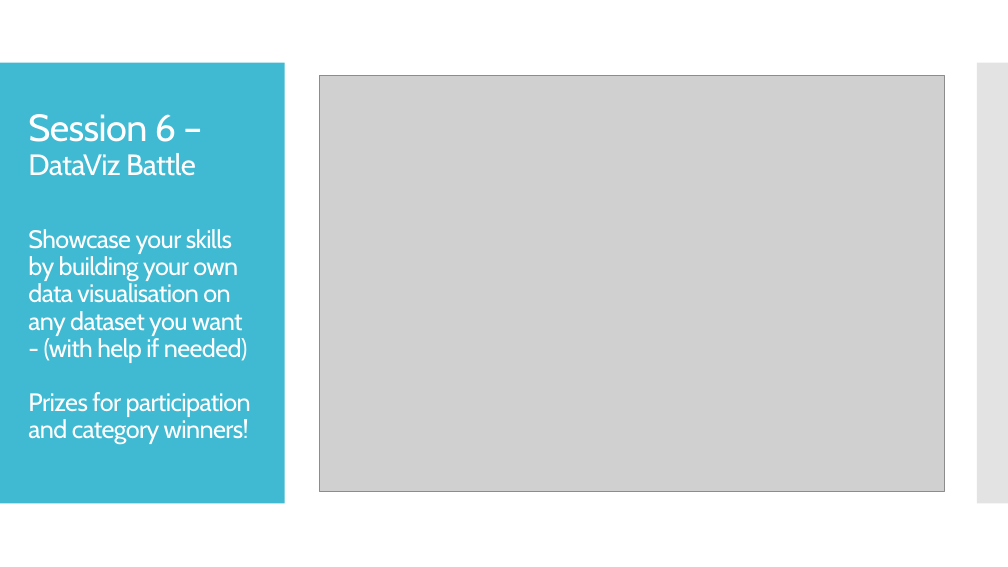
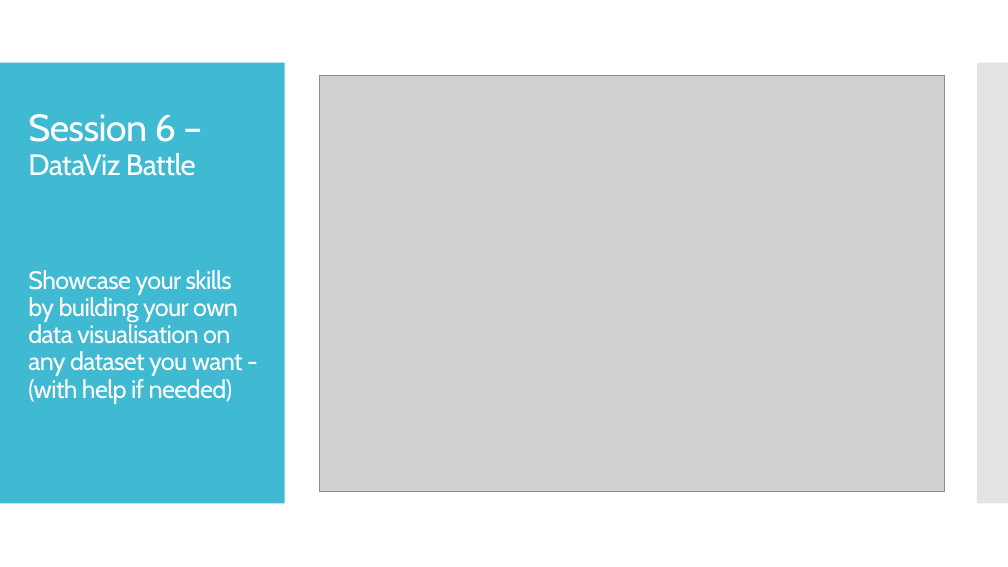
Before and after one commit to THargreaves/into-the-tidyverse, a slide deck: slide 9 of Course Summary.pptx. Drawn at 1008x567 pixels with LibreOffice and Linux fonts; fonts in the diff are those of the drawing; grey boxes stand for pictures. Boxes give left, top, right and bottom in pixels: in the first picture for what was removed or moved away, otherwise in the second. Text is boxed around its words. In the diff, an @@ line names an element or a change of style, - is before the commit and + after.

Commit message:
Remove prizes from DataViz battle

```diff
--- a/Course Summary.pptx
+++ b/Course Summary.pptx
@@ text at [28, 392, 251, 445]: paragraph removed @@
-Prizes for participation and category winners!
```
Also in this commit, not shown: 5 other slides changed.
